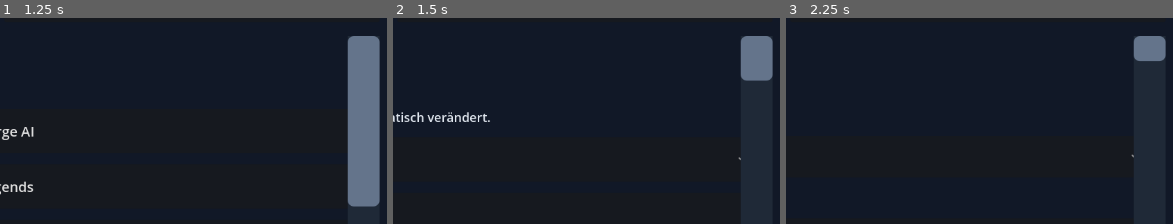
Above: before the commit, frames 1-3 (left to right).
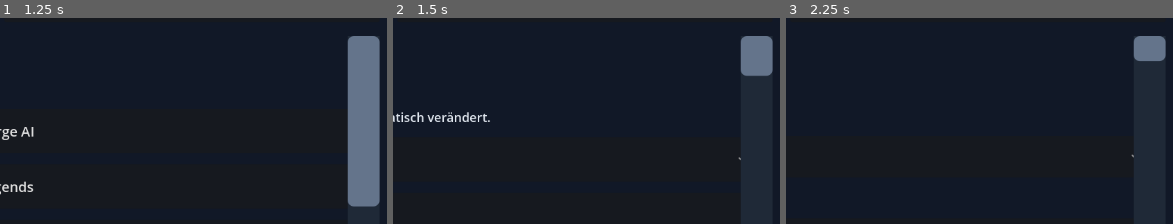
Above: after the commit, the same moments.

Repository: xynewageyx/GameForge-AI
Game: Godot game, scene res://app/dashboard.tscn
Two runs of this game, one before a commit and one after it. Both use one fixed random seed, a clock stepped at 60 frames per second and the inputs below.
Inputs:
- Up to frame 1 (1.25 s): click "Projekte" at 0.5 s
- Up to frame 2 (1.5 s): click "KI-Chat" at 1.25 s
- Up to frame 3 (2.25 s): click "Code" at 2 s
The pictures show only the part of the screen within x 50-100%, y 43-93%; the shares and areas given below are measured in that part.

Frame 1 is identical in both runs. In frame 2, 0.2% of the frame differs, in the area x 89-99%, y 25-31%; in frame 3, nothing differs.

Commit message:
Add in-app AI connection test with diagnostic status and cancellation

Diff:
--- a/app/dashboard.gd
+++ b/app/dashboard.gd
@@ -54,6 +54,8 @@
 var ai_chat_log: TextEdit
 var ai_message_input: TextEdit
 var ai_send_button: Button
+var ai_diagnostic_button: Button
+var ai_diagnostic_label: Label
 var ai_history: Array = []
 var ai_display_text: String = ""
 var ai_pending_prompt: String = ""
@@ -98,6 +100,7 @@
     ai_service = preload("res://app/ai_chat_service.gd").new()
     add_child(ai_service)
     ai_service.connect("answered", Callable(self, "_on_ai_answered"))
+    ai_service.connect("diagnosed", Callable(self, "_on_ai_diagnosed"))
     _build_ui()
 
 func _build_ui() -> void:
@@ -226,6 +229,7 @@
         _remember_analysis_editor()
         _remember_ai_draft()
     if selected_tab == "KI-Chat" and tab != selected_tab:
+        ai_service.call("cancel_diagnosis")
         _cancel_ai_request()
         _clear_ai_key()
     _cancel_build_confirmation()
@@ -270,6 +274,7 @@
         pending_analysis.clear()
         analysis_source_snapshot.clear()
         _cancel_ai_request()
+        ai_service.call("cancel_diagnosis")
         _clear_ai_key()
         ai_history.clear()
         ai_display_text = ""
@@ -793,6 +798,11 @@
         ai_display_text += "\n[Anfrage abgebrochen]\n"
 
 func _on_ai_provider_selected(index: int) -> void:
+    ai_service.call("cancel_diagnosis")
+    if ai_diagnostic_button != null and is_instance_valid(ai_diagnostic_button):
+        ai_diagnostic_button.disabled = false
+    if ai_diagnostic_label != null and is_instance_valid(ai_diagnostic_label):
+        ai_diagnostic_label.text = "Verbindung noch nicht geprüft."
     ai_active_provider = "omniroute" if index == 0 else "gemini"
     ai_selected_model = "auto/coding" if index == 0 else "gemini-2.5-flash"
     if ai_model_input != null and is_instance_valid(ai_model_input):
@@ -808,6 +818,35 @@
         ai_key_input.placeholder_text = "Gemini API-Key (nur im Arbeitsspeicher)"
     else:
         ai_key_input.placeholder_text = "OmniRoute Endpoint-Key (falls erforderlich, sonst leer)"
+
+func _test_ai_connection() -> void:
+    if selected_tab != "KI-Chat" or ai_key_input == null or not is_instance_valid(ai_key_input):
+        return
+    if ai_service.call("is_busy") or ai_service.call("is_diagnosing"):
+        status.text = "Bitte laufende KI-Anfrage zuerst abschließen."
+        return
+    var key := ai_key_input.text.strip_edges()
+    if ai_active_provider == "gemini" and key.is_empty():
+        status.text = "Für den Gemini-Verbindungstest ist ein API-Schlüssel erforderlich."
+        if ai_diagnostic_label != null and is_instance_valid(ai_diagnostic_label):
+            ai_diagnostic_label.text = "Kein Gemini API-Schlüssel eingegeben."
+        return
+    var err: int = ai_service.call("diagnose", ai_active_provider, key)
+    if err != OK:
+        status.text = "Verbindungstest konnte nicht starten (" + str(err) + ")."
+        return
+    ai_diagnostic_button.disabled = true
+    ai_diagnostic_label.text = "Prüfe Modell-Endpunkt (ohne Nachricht oder Projektdatei)..."
+    status.text = "KI-Verbindungstest läuft..."
+
+func _on_ai_diagnosed(success: bool, details: String) -> void:
+    if selected_tab != "KI-Chat":
+        return
+    if ai_diagnostic_button != null and is_instance_valid(ai_diagnostic_button):
+        ai_diagnostic_button.disabled = false
+    if ai_diagnostic_label != null and is_instance_valid(ai_diagnostic_label):
+        ai_diagnostic_label.text = details
+    status.text = "KI-Endpunkt erreichbar (Chat ungetestet)." if success else "KI-Verbindungstest fehlgeschlagen."
 
 func _send_ai_message() -> void:
     if ai_message_input == null or not is_instance_valid(ai_message_input):
@@ -1282,6 +1321,18 @@
             ai_key_input.custom_minimum_size.y = 64
             content.add_child(ai_key_input)
             _update_ai_key_hint()
+            _add_label("Verbindung prüfen – ohne Chatnachricht oder Projektcode", 18)
+            ai_diagnostic_button = Button.new()
+            ai_diagnostic_button.text = "OmniRoute / Gemini Verbindung testen"
+            ai_diagnostic_button.custom_minimum_size.y = 72
+            ai_diagnostic_button.disabled = ai_service.call("is_busy") or ai_service.call("is_diagnosing")
+            ai_diagnostic_button.pressed.connect(_test_ai_connection)
+            content.add_child(ai_diagnostic_button)
+            ai_diagnostic_label = Label.new()
+            ai_diagnostic_label.text = "Verbindung noch nicht geprüft. Test ruft nur die Modellliste ab."
+            ai_diagnostic_label.autowrap_mode = TextServer.AUTOWRAP_WORD_SMART
+            ai_diagnostic_label.add_theme_font_size_override("font_size", 18)
+            content.add_child(ai_diagnostic_label)
             ai_chat_log = TextEdit.new()
             ai_chat_log.custom_minimum_size.y = 360
             ai_chat_log.size_flags_horizontal = Control.SIZE_EXPAND_FILL
